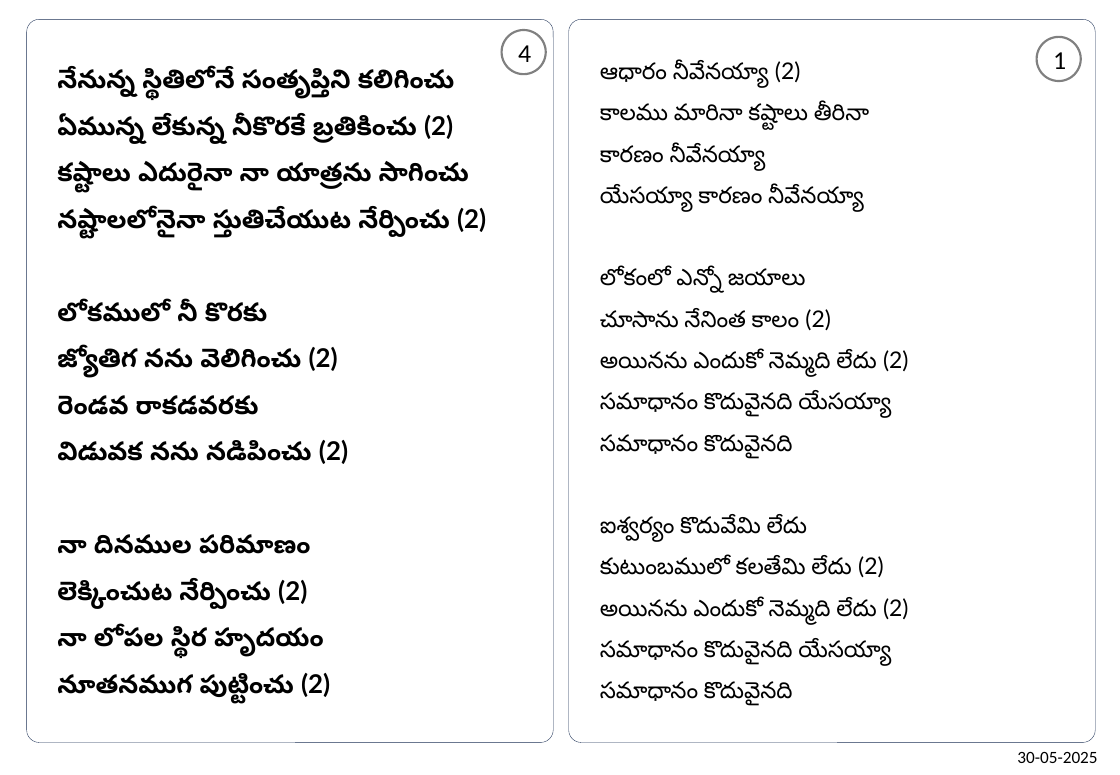
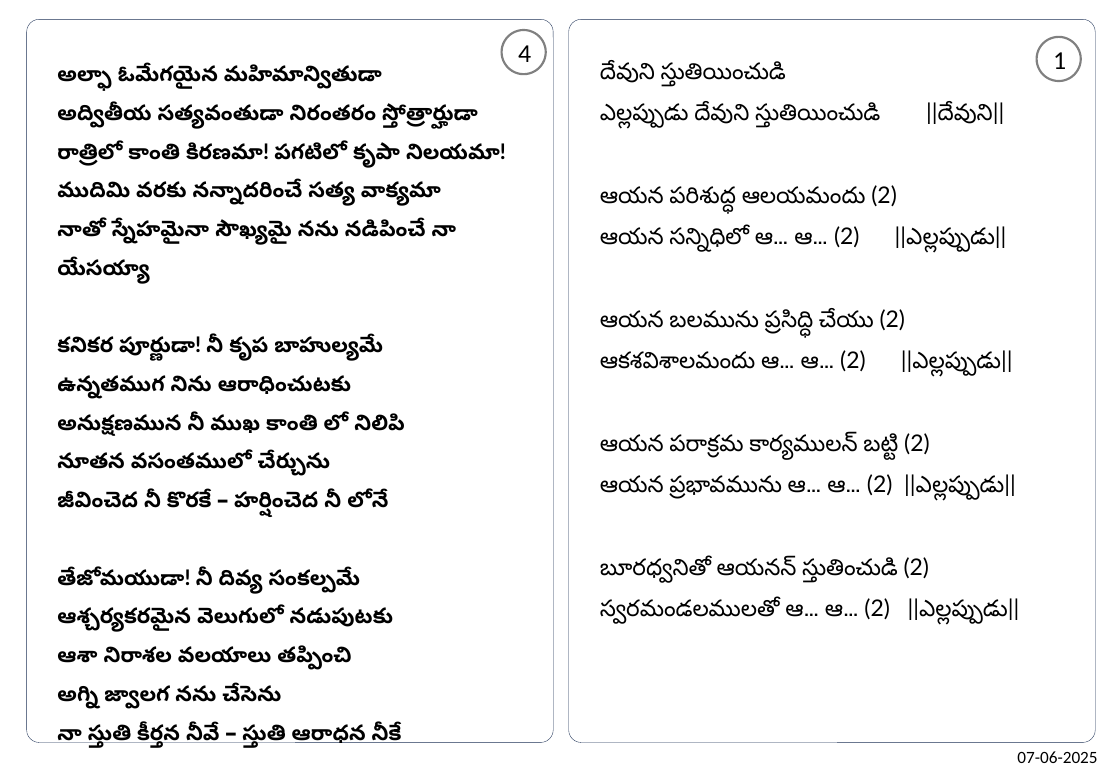
Before and after one commit to venu-webdev/songsDb, a slide deck: slide 1 of songsTemplate.pptx. Drawn at 1120x775 pixels with LibreOffice and Linux fonts; fonts in the diff are those of the drawing. Boxes give left, top, right and bottom in pixels: in the first picture for what was removed or moved away, otherwise in the second. Text is boxed around its words. In the diff, an @@ line names an element or a change of style, - is before the commit and + after.

```diff
--- a/songsTemplate.pptx
+++ b/songsTemplate.pptx
@@ text at box(57, 65, 506, 709): text changed; size 18 to 15 pt @@
-నేనున్న స్థితిలోనే సంతృప్తిని కలిగించు
-ఏమున్న లేకున్న నీకొరకే బ్రతికించు (2)
-కష్టాలు ఎదురైనా నా యాత్రను సాగించు
-నష్టాలలోనైనా స్తుతిచేయుట నేర్పించు (2)
-లోకములో నీ కొరకు
-జ్యోతిగ నను వెలిగించు (2)
-రెండవ రాకడవరకు
-విడువక నను నడిపించు (2)
-నా దినముల పరిమాణం
-లెక్కించుట నేర్పించు (2)
-నా లోపల స్థిర హృదయం
-నూతనముగ పుట్టించు (2)
+అల్ఫా ఓమేగయైన మహిమాన్వితుడా
+అద్వితీయ సత్యవంతుడా నిరంతరం స్తోత్రార్హుడా
+రాత్రిలో కాంతి కిరణమా! పగటిలో కృపా నిలయమా!
+ముదిమి వరకు నన్నాదరించే సత్య వాక్యమా
+నాతో స్నేహమైనా సౌఖ్యమై నను నడిపించే నా యేసయ్యా
+కనికర పూర్ణుడా! నీ కృప బాహుల్యమే
+ఉన్నతముగ నిను ఆరాధించుటకు
+అనుక్షణమున నీ ముఖ కాంతి లో నిలిపి
+నూతన వసంతములో చేర్చును
+జీవించెద నీ కొరకే – హర్షించెద నీ లోనే
+తేజోమయుడా! నీ దివ్య సంకల్పమే
+ఆశ్చర్యకరమైన వెలుగులో నడుపుటకు
+ఆశా నిరాశల వలయాలు తప్పించి
+అగ్ని జ్వాలగ నను చేసెను
+నా స్తుతి కీర్తన నీవే – స్తుతి ఆరాధన నీకే
@@ text at box(600, 63, 1020, 624): text changed @@
-ఆధారం నీవేనయ్యా (2)
-కాలము మారినా కష్టాలు తీరినా
-కారణం నీవేనయ్యా
-యేసయ్యా కారణం నీవేనయ్యా
-లోకంలో ఎన్నో జయాలు
-చూసాను నేనింత కాలం (2)
-అయినను ఎందుకో నెమ్మది లేదు (2)
-సమాధానం కొదువైనది యేసయ్యా
-సమాధానం కొదువైనది
-ఐశ్వర్యం కొదువేమి లేదు
-కుటుంబములో కలతేమి లేదు (2)
-అయినను ఎందుకో నెమ్మది లేదు (2)
-సమాధానం కొదువైనది యేసయ్యా
-సమాధానం కొదువైనది
+దేవుని స్తుతియించుడి
+ఎల్లప్పుడు దేవుని స్తుతియించుడి ||దేవుని||
+ఆయన పరిశుద్ధ ఆలయమందు (2)
+ఆయన సన్నిధిలో ఆ… ఆ… (2) ||ఎల్లప్పుడు||
+ఆయన బలమును ప్రసిద్ధి చేయు (2)
+ఆకశవిశాలమందు ఆ… ఆ… (2) ||ఎల్లప్పుడు||
+ఆయన పరాక్రమ కార్యములన్ బట్టి (2)
+ఆయన ప్రభావమును ఆ… ఆ… (2) ||ఎల్లప్పుడు||
+బూరధ్వనితో ఆయనన్ స్తుతించుడి (2)
+స్వరమండలములతో ఆ… ఆ… (2) ||ఎల్లప్పుడు||
@@ text at box(1017, 751, 1097, 763): text changed @@
-30-05-2025
+07-06-2025
```
Also in this commit, not shown: 1 other slide changed, 1 other file.
